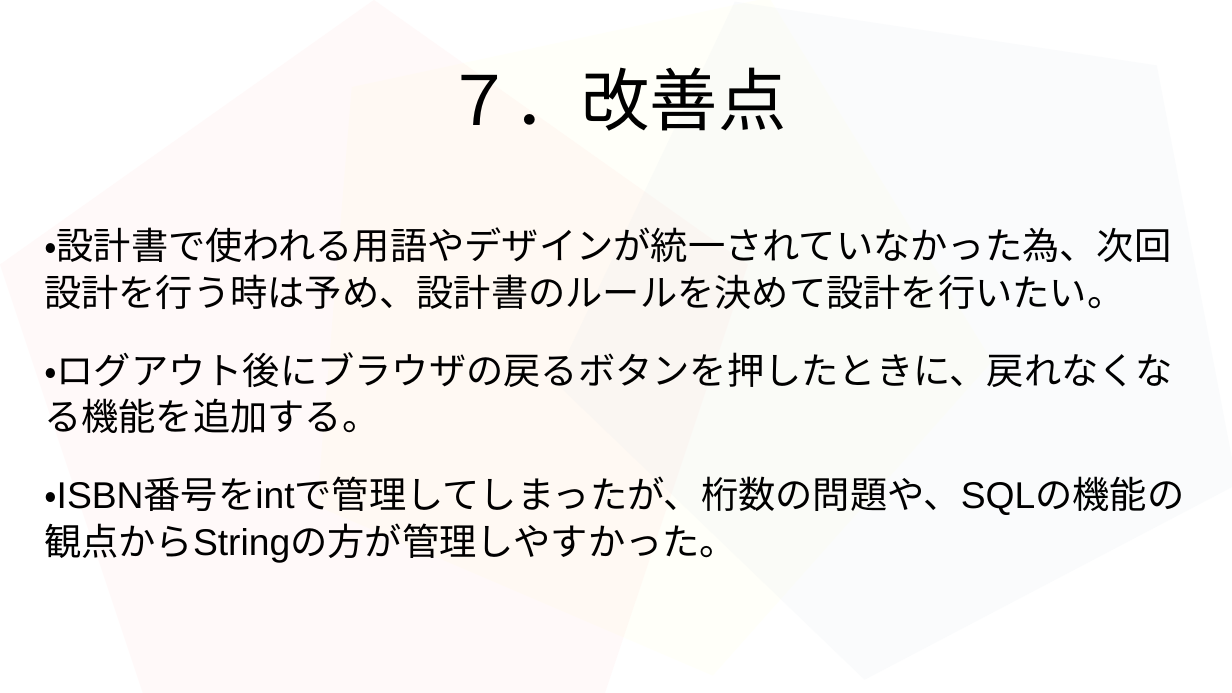
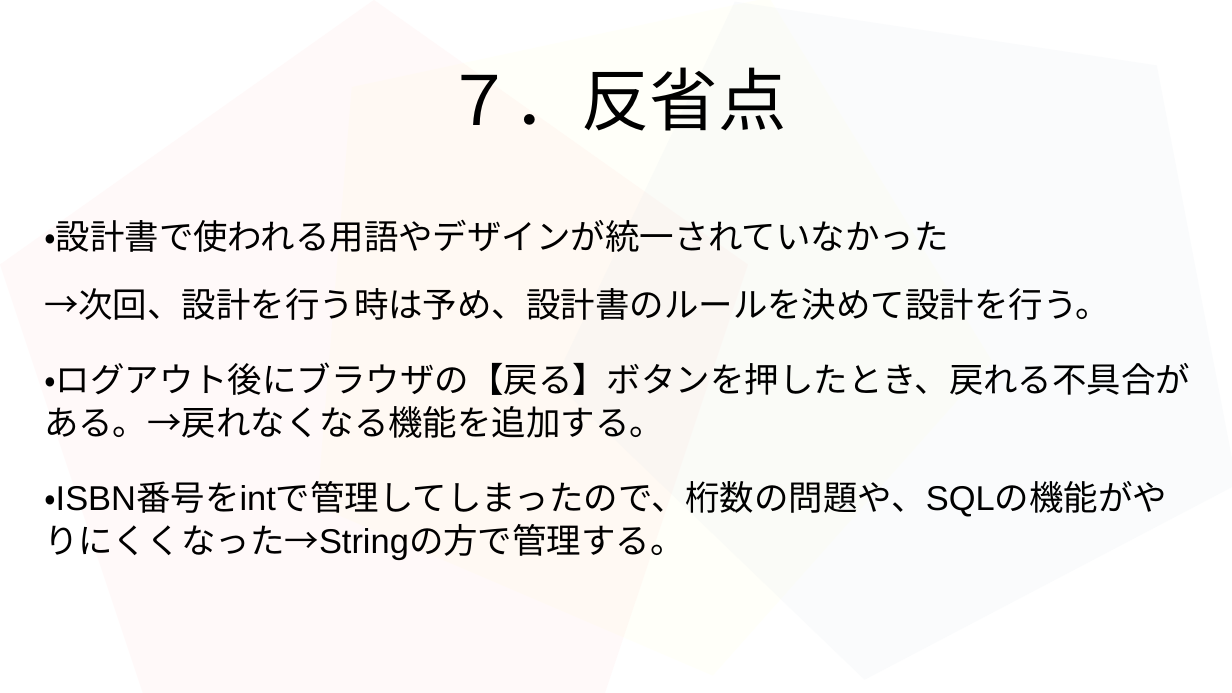
Before and after one commit to 2022java42-student009/ProjectJava, a slide deck: slide 13 of タスク/プレゼン資料.odp. Drawn at 1232x693 pixels with LibreOffice and Linux fonts; fonts in the diff are those of the drawing. Boxes give left, top, right and bottom in pixels: in the first picture for what was removed or moved away, otherwise in the second. Text is boxed around its words. In the diff, an @@ line names an element or a change of style, - is before the commit and + after.

Commit message:
デザイン修正　川瀬

```diff
--- a/タスク/プレゼン資料.odp
+++ b/タスク/プレゼン資料.odp
@@ title at (445, 67, 786, 131): text changed @@
-７．改善点
+７．反省点
@@ text at (44, 219, 1190, 560): text changed; size 24 to 22.2 pt @@
-・設計書で使われる用語やデザインが統一されていなかった為、次回設計を行う時は予め、設計書のルールを決めて設計を行いたい。
-・ログアウト後にブラウザの戻るボタンを押したときに、戻れなくなる機能を追加する。
-・ISBN番号をintで管理してしまったが、桁数の問題や、SQLの機能の観点からStringの方が管理しやすかった。
+・設計書で使われる用語やデザインが統一されていなかった
+→次回、設計を行う時は予め、設計書のルールを決めて設計を行う。
+・ログアウト後にブラウザの【戻る】ボタンを押したとき、戻れる不具合がある。→戻れなくなる機能を追加する。
+・ISBN番号をintで管理してしまったので、桁数の問題や、SQLの機能がやりにくくなった→Stringの方で管理する。
```
Also in this commit, not shown: 3 other slides changed.
